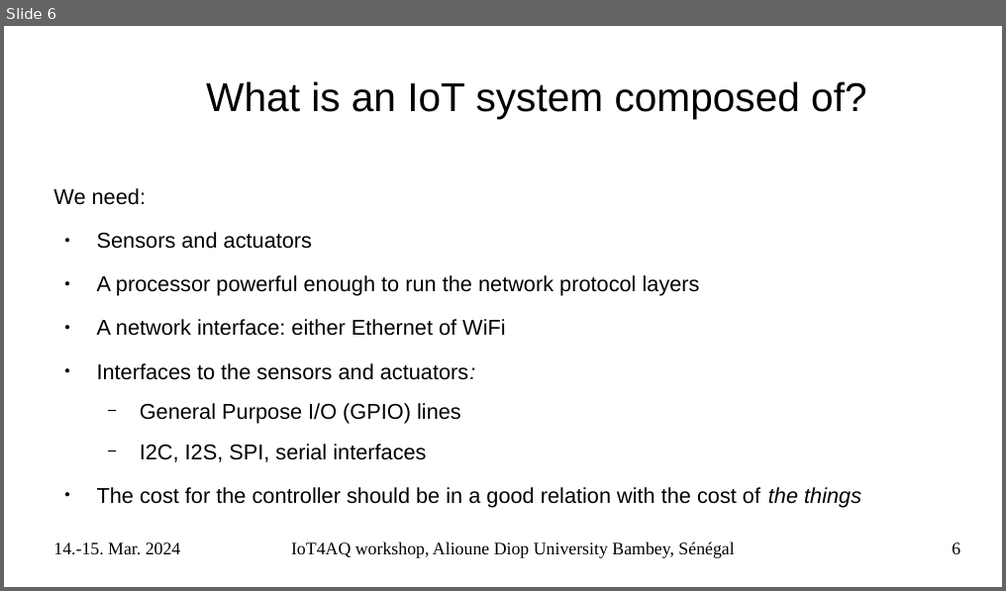
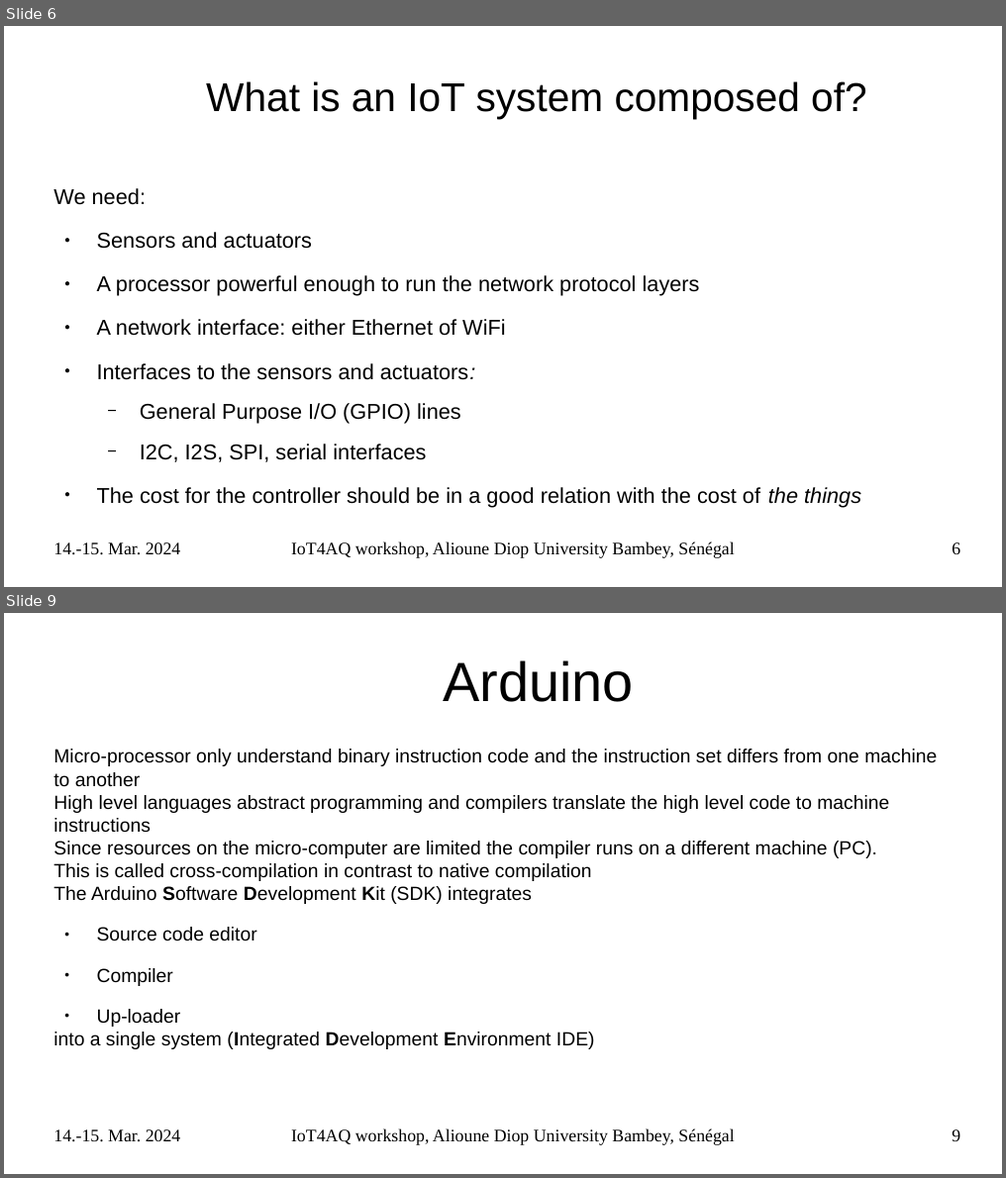
Before and after one commit to uraich/IoT4AQ, a slide deck: workshop/slides/iot4aq_introduction.pptx. Shown one above the other, each under a label of ours: slide 6 before the commit, slides 6 and 9 after it; the slides between them are not shown. The pictures are 1006x591 and 1006x1178 pixels, drawn with LibreOffice and Linux fonts; fonts in the diff are those of the drawing; background and template pictures are left out. Boxes give left, top, right and bottom in pixels: in the first picture for what was removed or moved away, otherwise in the second. Text is boxed around its words. In the diff, an @@ line names an element or a change of style, - is before the commit and + after.

Commit message:
extended micro-processor discussion

```diff
--- a/workshop/slides/iot4aq_introduction.pptx
+++ b/workshop/slides/iot4aq_introduction.pptx
@@ slide 9 added at box(4, 613, 1002, 1174), background #FFFFFF @@
@@ title added at box(443, 661, 633, 702), 44 pt, text #000000 @@
+Arduino
@@ text added at box(54, 749, 937, 1050), 15.2 pt, text #000000 @@
+Micro-processor only understand binary instruction code and the instruction set differs from one machine to another
+High level languages abstract programming and compilers translate the high level code to machine instructions
+Since resources on the micro-computer are limited the compiler runs on a different machine (PC).
+This is called cross-compilation in contrast to native compilation
+The Arduino Software Development Kit (SDK) integrates
+● Source code editor
+● Compiler
+● Up-loader
+into a single system (Integrated Development Environment IDE)
@@ text added at box(54, 1130, 181, 1143), 14 pt, text #000000 @@
+14.-15. Mar. 2024
@@ text added at box(291, 1129, 734, 1146), 14 pt, text #000000 @@
+IoT4AQ workshop, Alioune Diop University Bambey, Sénégal
@@ page number added at box(951, 1130, 960, 1142), 14 pt, text #000000 @@
+9
```
Also in this commit, not shown: 1 slide changed, 3 other slides added, 1 other file.
